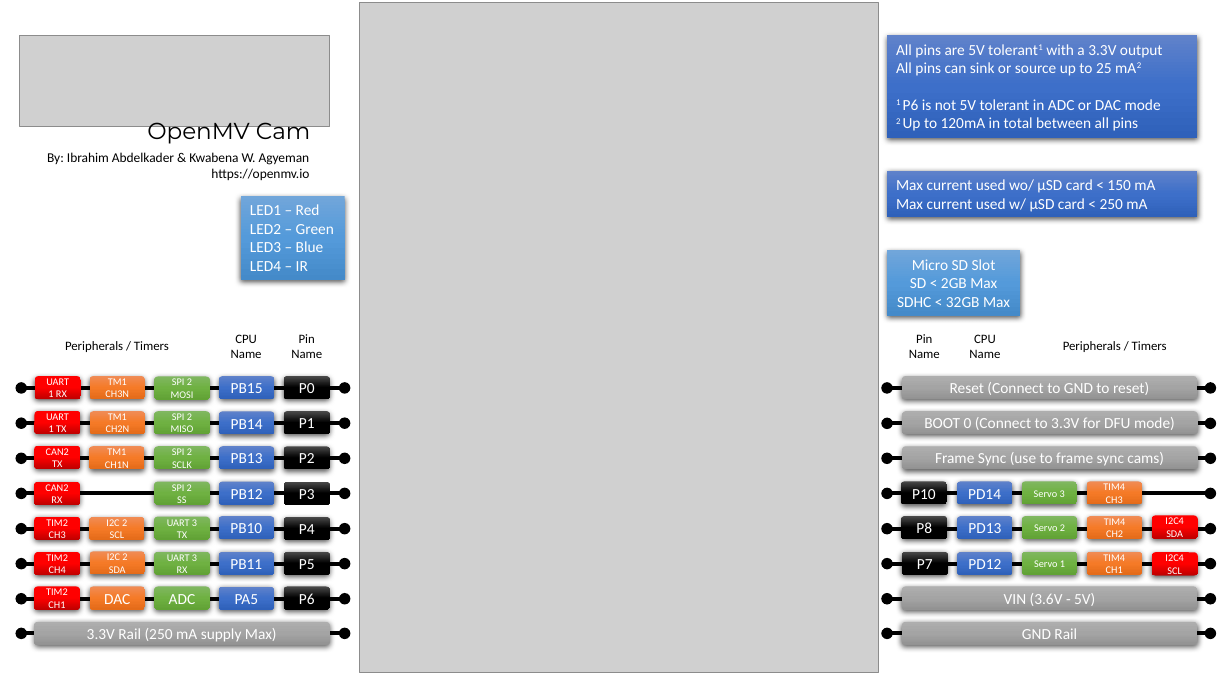
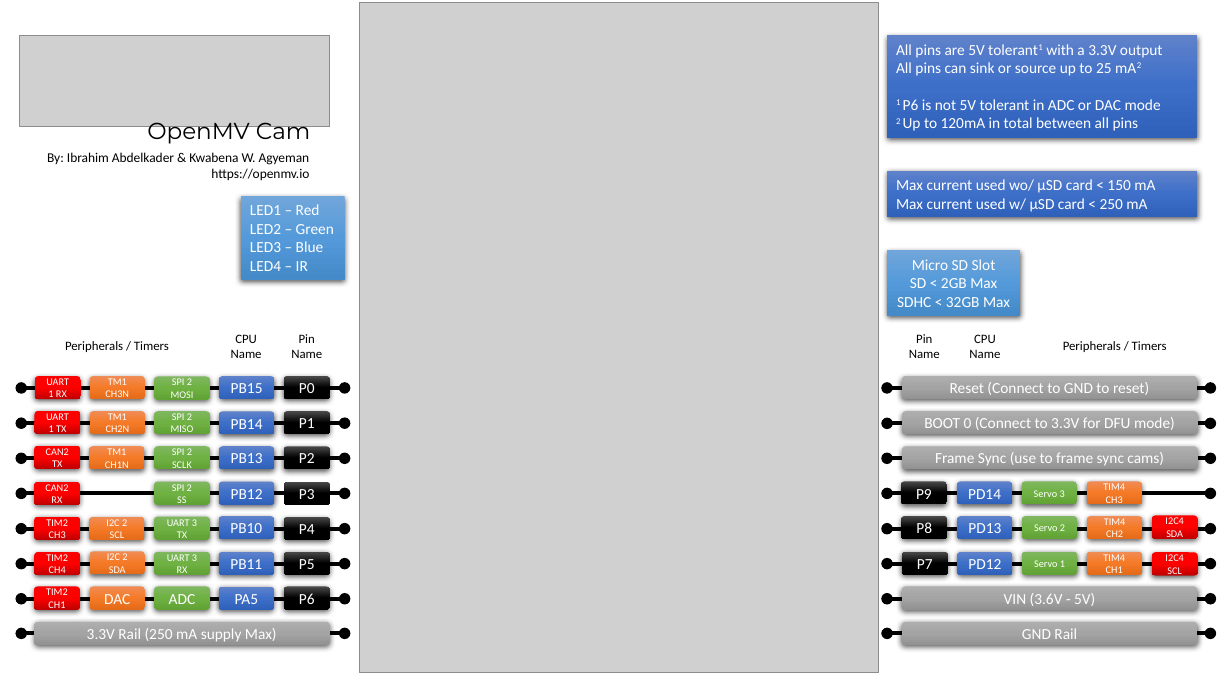
Before and after one commit to openmv/openmv-media, a slide deck: slide 1 of boards/openmv-cam/v3/cam-v3-pinout.pptx. Drawn at 1232x693 pixels with LibreOffice and Linux fonts; fonts in the diff are those of the drawing; grey boxes stand for pictures. Boxes give left, top, right and bottom in pixels: in the first picture for what was removed or moved away, otherwise in the second. Text is boxed around its words. In the diff, an @@ line names an element or a change of style, - is before the commit and + after.

```diff
--- a/boards/openmv-cam/v3/cam-v3-pinout.pptx
+++ b/boards/openmv-cam/v3/cam-v3-pinout.pptx
@@ text in rounded rectangle at box(916, 489, 932, 499): text changed @@
-P10
+P9
```
Also in this commit, not shown: 1 other file.
